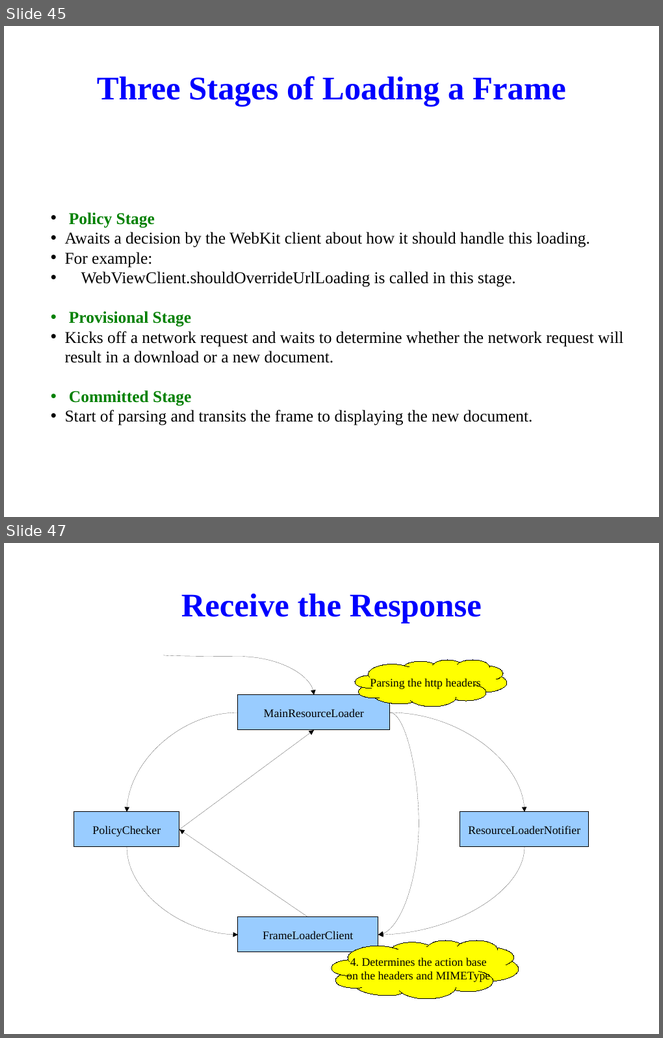
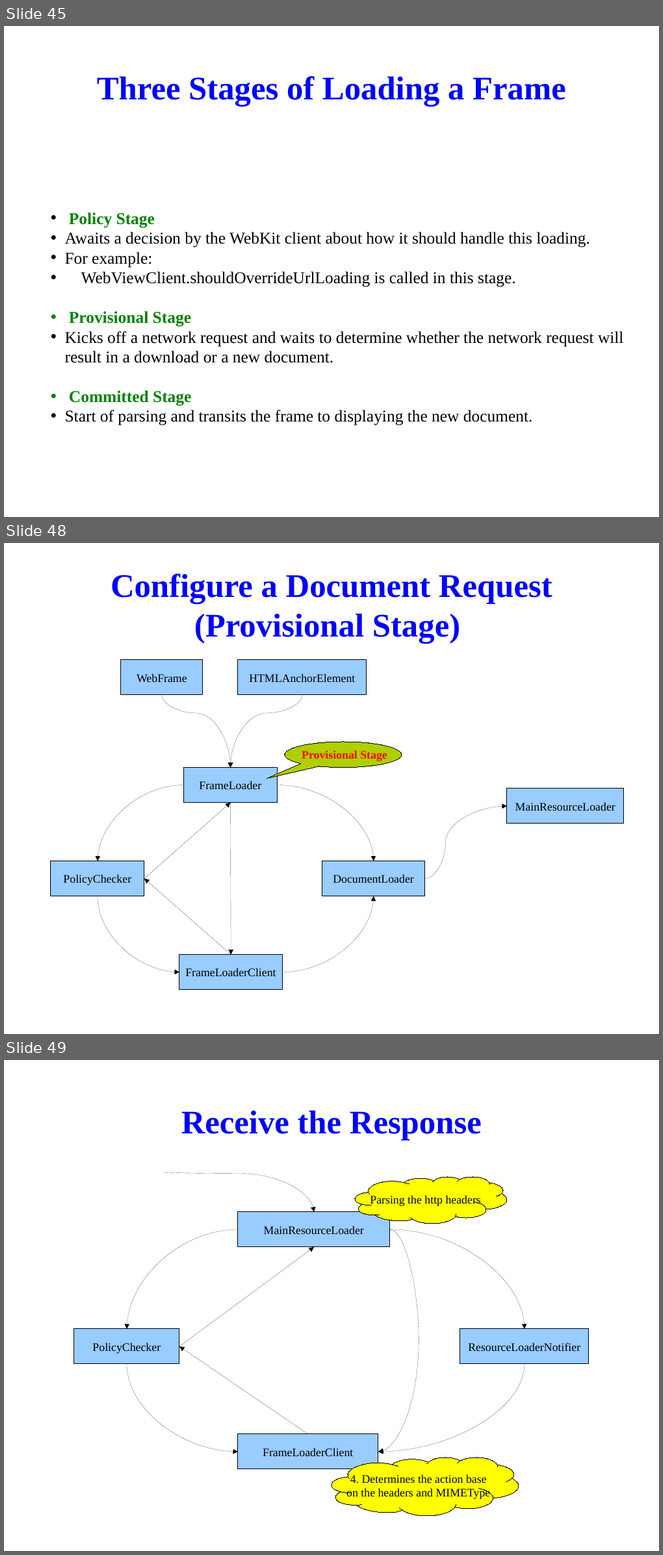
Before and after one commit to tsaicw/browser_research, a slide deck: WebKit/WebKit.odp. Shown one above the other, each under a label of ours: slides 45 and 47 before the commit, slides 45, 48 and 49 after it; the slides between them are not shown. The pictures are 663x1038 and 663x1555 pixels, drawn with LibreOffice and Linux fonts; fonts in the diff are those of the drawing; background and template pictures are left out. Boxes give left, top, right and bottom in pixels: in the first picture for what was removed or moved away, otherwise in the second. Text is boxed around its words. In the diff, an @@ line names an element or a change of style, - is before the commit and + after.

Commit message:
[WebKit]   Break "Configure a Document Request" page into two(Policy and Provisional stages).   Create the "Navigation Policy Check in Android" page.

```diff
--- a/WebKit/WebKit.odp
+++ b/WebKit/WebKit.odp
@@ slide 48 added at [4, 543, 659, 1034], background picture (left out) @@
@@ title added at [111, 574, 553, 643], 40 pt, text #0000FF, bold @@
+Configure a Document Request
+(Provisional Stage)
@@ rectangle added at [121, 660, 203, 695], fill #99CCFF, outline #000000 0 pt, 14 pt, text #000000 @@
+WebFrame
@@ rectangle added at [238, 660, 367, 695], fill #99CCFF, outline #000000 0 pt, 14 pt, text #000000 @@
+HTMLAnchorElement
@@ curved arrow added from (162, 695) to (231, 768), #000000 0 pt @@
@@ curved arrow added from (302, 695) to (231, 768), #000000 0 pt @@
@@ speech bubble added at [285, 742, 402, 768], fill #AECF00, outline #000000 0 pt, 14 pt, text #FF0000, bold @@
+Provisional Stage
@@ rectangle added at [183, 768, 277, 803], fill #99CCFF, outline #000000 0 pt, 14 pt, text #000000 @@
+FrameLoader
@@ curved arrow added from (183, 785) to (98, 861), #000000 0 pt @@
@@ curved arrow added from (278, 785) to (374, 861), #000000 0 pt @@
@@ rectangle added at [507, 789, 624, 824], fill #99CCFF, outline #000000 0 pt, 14 pt, text #000000 @@
+MainResourceLoader
@@ arrow added from (144, 879) to (231, 803), #000000 0 pt @@
@@ arrow added from (231, 803) to (231, 955), #000000 0 pt @@
@@ curved arrow added from (426, 879) to (507, 806), #000000 0 pt @@
@@ rectangle added at [51, 861, 144, 896], fill #99CCFF, outline #000000 0 pt, 14 pt, text #000000 @@
+PolicyChecker
@@ rectangle added at [322, 861, 425, 896], fill #99CCFF, outline #000000 0 pt, 14 pt, text #000000 @@
+DocumentLoader
@@ arrow added from (231, 955) to (144, 879), #000000 0 pt @@
@@ curved arrow added from (98, 896) to (180, 972), #000000 0 pt @@
@@ curved arrow added from (283, 972) to (374, 896), #000000 0 pt @@
@@ rectangle added at [180, 955, 282, 990], fill #99CCFF, outline #000000 0 pt, 14 pt, text #000000 @@
+FrameLoaderClient
@@ what was slide 47 is now slide 49 @@
```
Also in this commit, not shown: 1 slide changed, 1 other slide added.
